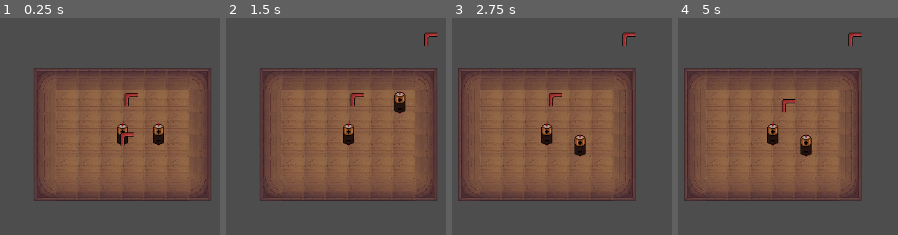
Above: before the commit, frames 1-4 (left to right).
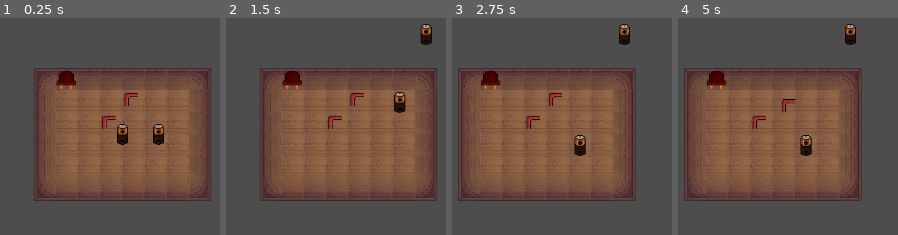
Above: after the commit, the same moments.

Repository: DootMario/proiectITFest
Game: Godot game, scene res://scenes/game.tscn
The game is run twice, just before and just after one commit, with the same random seed, the same clock (stepped at 60 frames per second) and the same inputs.
Inputs (mouse positions are in pixels of both pictures, inside the frame that each line leads up to):
- Up to frame 1 (0.25 s): no input
- Up to frame 2 (1.5 s): tap Enter at 0.5 s; drag from (349, 135) to (428, 35) at 0.52 s; drag from (384, 135) to (430, 39) at 1.27 s
- Up to frame 3 (2.75 s): tap Space at 2 s; move the mouse to (584, 100) at 2.02 s; tap D (camera_right) at 2.1 s; click (584, 100) at 2.17 s
- Up to frame 4 (5 s): tap Enter at 2.75 s; drag from (854, 39) to (805, 146) at 2.77 s; move the mouse to (outside the picture) at 3.52 s; click (outside the picture) at 3.6 s; tap Space at 4.25 s; drag from (outside the picture) to (781, 100) at 4.27 s

The runs differ from the first frame. In frame 1, 0.9% of the frame differs, in the area x 25-73%, y 24-59%; in frame 2, 1.7%; in frame 3, 1.7%, in the area x 13-84%, y 2-65%; in frame 4, 1.7%.

Commit message:
wire connection sprites
partial implementation of wire sprites

Diff:
--- a/proiect-it-fest/scenes/corner.tscn
+++ b/proiect-it-fest/scenes/corner.tscn
@@ -2,6 +2,9 @@
 
 [ext_resource type="Script" uid="uid://wcdyqtsmxj03" path="res://scripts/corner.gd" id="1_5gap4"]
 [ext_resource type="Texture2D" uid="uid://cga2b6o1eo0b8" path="res://assets/dragndrops.png" id="2_jimjf"]
+
+[sub_resource type="RectangleShape2D" id="RectangleShape2D_lmxif"]
+size = Vector2(19, 19)
 
 [sub_resource type="AtlasTexture" id="AtlasTexture_5v15t"]
 atlas = ExtResource("2_jimjf")
@@ -18,20 +21,17 @@
 "speed": 5.0
 }]
 
-[sub_resource type="RectangleShape2D" id="RectangleShape2D_lmxif"]
-size = Vector2(19, 19)
-
-[node name="s" type="Area2D" unique_id=2016170285 node_paths=PackedStringArray("terminal_left", "terminal_right")]
+[node name="corner" type="Area2D" unique_id=2016170285 node_paths=PackedStringArray("terminal_left", "terminal_right")]
 script = ExtResource("1_5gap4")
 terminal_left = NodePath("Con1")
 terminal_right = NodePath("Con2")
 
-[node name="AnimatedSprite2D" type="AnimatedSprite2D" parent="." unique_id=1119139315]
-sprite_frames = SubResource("SpriteFrames_2ri4k")
-
 [node name="CollisionShape2D" type="CollisionShape2D" parent="." unique_id=842742419]
 position = Vector2(6.5, 6.5)
 shape = SubResource("RectangleShape2D_lmxif")
+
+[node name="AnimatedSprite2D" type="AnimatedSprite2D" parent="." unique_id=1119139315]
+sprite_frames = SubResource("SpriteFrames_2ri4k")
 
 [node name="Con1" type="Marker2D" parent="." unique_id=1237294784 groups=["terminals"]]
 position = Vector2(16, 0)
--- a/proiect-it-fest/scenes/game.tscn
+++ b/proiect-it-fest/scenes/game.tscn
@@ -4,8 +4,11 @@
 [ext_resource type="PackedScene" uid="uid://c3tcqln4leb03" path="res://scenes/grid.tscn" id="1_yqjtg"]
 [ext_resource type="PackedScene" uid="uid://5a1mssp8yude" path="res://scenes/paning_camera.tscn" id="3_lnu2h"]
 [ext_resource type="PackedScene" uid="uid://cyptrhwb4y5mj" path="res://scenes/corner.tscn" id="4_lbhrr"]
+[ext_resource type="PackedScene" uid="uid://b0xujhf3ig3mg" path="res://scenes/red_led.tscn" id="5_iywne"]
 
 [node name="Game" type="Node2D" unique_id=57844600]
+
+[node name="paningCamera" parent="." unique_id=853510291 instance=ExtResource("3_lnu2h")]
 
 [node name="Grid" parent="." unique_id=2071597713 instance=ExtResource("1_yqjtg")]
 
@@ -17,6 +20,8 @@
 [node name="Corner" parent="." unique_id=2016170285 instance=ExtResource("4_lbhrr")]
 position = Vector2(6, -57)
 
-[node name="s" parent="." unique_id=1342949210 instance=ExtResource("4_lbhrr")]
+[node name="corner" parent="." unique_id=1721756392 instance=ExtResource("4_lbhrr")]
+position = Vector2(-26, -24)
 
-[node name="paningCamera" parent="." unique_id=853510291 instance=ExtResource("3_lnu2h")]
+[node name="RedLED" parent="." unique_id=402071729 instance=ExtResource("5_iywne")]
+position = Vector2(-81, -77)
--- /dev/null
+++ b/proiect-it-fest/scenes/red_led.tscn
@@ -0,0 +1,82 @@
+[gd_scene format=3 uid="uid://b0xujhf3ig3mg"]
+
+[ext_resource type="Script" uid="uid://dmnelaei40kdt" path="res://scripts/red_led.gd" id="1_vi377"]
+[ext_resource type="Texture2D" uid="uid://cga2b6o1eo0b8" path="res://assets/dragndrops.png" id="2_oyq03"]
+
+[sub_resource type="RectangleShape2D" id="RectangleShape2D_70tkn"]
+size = Vector2(28, 26)
+
+[sub_resource type="AtlasTexture" id="AtlasTexture_jrmlv"]
+atlas = ExtResource("2_oyq03")
+region = Rect2(0, 32, 32, 32)
+
+[sub_resource type="AtlasTexture" id="AtlasTexture_gqqgx"]
+atlas = ExtResource("2_oyq03")
+region = Rect2(32, 32, 32, 32)
+
+[sub_resource type="AtlasTexture" id="AtlasTexture_xd27a"]
+atlas = ExtResource("2_oyq03")
+region = Rect2(64, 32, 32, 32)
+
+[sub_resource type="AtlasTexture" id="AtlasTexture_lf544"]
+atlas = ExtResource("2_oyq03")
+region = Rect2(96, 32, 32, 32)
+
+[sub_resource type="AtlasTexture" id="AtlasTexture_cgwem"]
+atlas = ExtResource("2_oyq03")
+region = Rect2(128, 32, 32, 32)
+
+[sub_resource type="AtlasTexture" id="AtlasTexture_hub5h"]
+atlas = ExtResource("2_oyq03")
+region = Rect2(160, 32, 32, 32)
+
+[sub_resource type="AtlasTexture" id="AtlasTexture_sq1ql"]
+atlas = ExtResource("2_oyq03")
+region = Rect2(192, 32, 32, 32)
+
+[sub_resource type="SpriteFrames" id="SpriteFrames_p4aeq"]
+animations = [{
+"frames": [{
+"duration": 1.0,
+"texture": SubResource("AtlasTexture_jrmlv")
+}, {
+"duration": 1.0,
+"texture": SubResource("AtlasTexture_gqqgx")
+}, {
+"duration": 1.0,
+"texture": SubResource("AtlasTexture_xd27a")
+}, {
+"duration": 1.0,
+"texture": SubResource("AtlasTexture_lf544")
+}, {
+"duration": 1.0,
+"texture": SubResource("AtlasTexture_cgwem")
+}, {
+"duration": 1.0,
+"texture": SubResource("AtlasTexture_hub5h")
+}, {
+"duration": 1.0,
+"texture": SubResource("AtlasTexture_sq1ql")
+}],
+"loop": true,
+"name": &"default",
+"speed": 5.0
+}]
+
+[node name="RedLED" type="Area2D" unique_id=402071729 node_paths=PackedStringArray("terminal_left", "terminal_right")]
+script = ExtResource("1_vi377")
+terminal_left = NodePath("Con1")
+terminal_right = NodePath("Con2")
+
+[node name="CollisionShape2D" type="CollisionShape2D" parent="." unique_id=947342910]
+position = Vector2(0, -2)
+shape = SubResource("RectangleShape2D_70tkn")
+
+[node name="AnimatedSprite2D" type="AnimatedSprite2D" parent="." unique_id=1962585673]
+sprite_frames = SubResource("SpriteFrames_p4aeq")
+
+[node name="Con1" type="Marker2D" parent="." unique_id=1111185255 groups=["terminals"]]
+position = Vector2(-7, 11)
+
+[node name="Con2" type="Marker2D" parent="." unique_id=600109608 groups=["terminals"]]
+position = Vector2(7, 11)
--- a/proiect-it-fest/scenes/sursa.tscn
+++ b/proiect-it-fest/scenes/sursa.tscn
@@ -1,18 +1,29 @@
 [gd_scene format=3 uid="uid://cpavt6s1fmqwr"]
 
 [ext_resource type="Script" uid="uid://c2aq1k8eogcoj" path="res://scripts/sursa.gd" id="1_o1jp1"]
-[ext_resource type="Texture2D" uid="uid://deorrfym3bq4m" path="res://assets/baterie_mica2.png" id="2_en0xd"]
+[ext_resource type="Texture2D" uid="uid://cga2b6o1eo0b8" path="res://assets/dragndrops.png" id="2_en0xd"]
 
 [sub_resource type="RectangleShape2D" id="RectangleShape2D_xa3iq"]
 size = Vector2(19, 32)
 
-[sub_resource type="SpriteFrames" id="SpriteFrames_i0exa"]
+[sub_resource type="AtlasTexture" id="AtlasTexture_i0exa"]
+atlas = ExtResource("2_en0xd")
+region = Rect2(0, 0, 32, 32)
+
+[sub_resource type="AtlasTexture" id="AtlasTexture_qf5sx"]
+atlas = ExtResource("2_en0xd")
+region = Rect2(32, 0, 32, 32)
+
+[sub_resource type="SpriteFrames" id="SpriteFrames_gy4te"]
 animations = [{
 "frames": [{
 "duration": 1.0,
-"texture": ExtResource("2_en0xd")
+"texture": SubResource("AtlasTexture_i0exa")
+}, {
+"duration": 1.0,
+"texture": SubResource("AtlasTexture_qf5sx")
 }],
-"loop": true,
+"loop": false,
 "name": &"default",
 "speed": 5.0
 }]
@@ -27,7 +38,7 @@
 
 [node name="AnimatedSprite2D" type="AnimatedSprite2D" parent="." unique_id=1661422853]
 texture_filter = 1
-sprite_frames = SubResource("SpriteFrames_i0exa")
+sprite_frames = SubResource("SpriteFrames_gy4te")
 
 [node name="Anodm" type="Marker2D" parent="." unique_id=1020873962 groups=["terminals"]]
 position = Vector2(0, 16)
--- a/proiect-it-fest/scripts/base_component.gd
+++ b/proiect-it-fest/scripts/base_component.gd
@@ -6,6 +6,8 @@
 var wiring := false
 var wire_start: Marker2D = null
 var temp_wire: Line2D = null
+var sprite : AnimatedSprite2D = null
+var cons :int
 
 # Terminals – assign in the scene (two Marker2D children)
 @export var terminal_left: Marker2D
@@ -16,11 +18,15 @@
 func _ready() -> void:
 	input_event.connect(_on_input_event)
 	GridManager.register(self)
+	sprite = $AnimatedSprite2D
+	cons = 0
+	sprite.frame=0
 
 func _exit_tree() -> void:
+	# when killed
 	GridManager.unregister(self)
 
-# Find which terminal (if any) is near a given world position
+# find terminal near pos
 func get_terminal_at(pos: Vector2) -> Marker2D:
 	var all_terminals = get_tree().get_nodes_in_group("terminals")
 	var closest: Marker2D = null
@@ -32,7 +38,7 @@
 			closest = t
 	return closest
 
-# Start drawing a wire from a terminal
+# draw wire
 func start_wire(start: Marker2D) -> void:
 	wiring = true
 	wire_start = start
@@ -43,19 +49,19 @@
 	temp_wire.add_point(wire_start.global_position)
 	get_tree().current_scene.add_child(temp_wire)
 
-# Update the temporary wire while mouse moves
+# update wire drag
 func continue_wire(end_pos: Vector2) -> void:
 	if temp_wire and temp_wire.points.size() == 2:
 		temp_wire.set_point_position(1, end_pos)
 
-# Check if a wire already exists between two terminals
+# check duality
 func connection_exists(a: Marker2D, b: Marker2D) -> bool:
 	for wire in get_tree().get_nodes_in_group("wires"):
 		if (wire.term_a == a and wire.term_b == b) or (wire.term_a == b and wire.term_b == a):
 			return true
 	return false
 
-# Finish drawing: create a permanent wire if conditions are met
+# set wire
 func end_wire(release_pos: Vector2) -> void:
 	var end_mark = get_terminal_at(release_pos)
 	if end_mark and end_mark != wire_start and not connection_exists(wire_start, end_mark):
@@ -66,7 +72,7 @@
 	wiring = false
 	wire_start = null
 
-# Override this in child classes to create a wire with custom data (e.g., voltage)
+# wire generator
 func create_wire(from: Marker2D, to: Marker2D) -> void:
 	var wire_scene = preload("res://scenes/wire.tscn")
 	var wire = wire_scene.instantiate()
@@ -74,14 +80,18 @@
 	wire.term_b = to
 	wire.add_to_group("wires")
 	get_tree().current_scene.add_child(wire)
+	sprite.frame=1
+	to.get_parent().sprite.frame=1
+	cons+=1
+	to.get_parent().cons+=1
 
-# Update all wires attached to this component’s terminals
+# update all wires attached to this component
 func update_connected_wires() -> void:
 	for wire in get_tree().get_nodes_in_group("wires"):
 		if wire.term_a in [terminal_left, terminal_right] or wire.term_b in [terminal_left, terminal_right]:
 			wire.update_wire()
 
-# Called when the component itself is clicked
+
 func _on_input_event(viewport: Node, event: InputEvent, shape_id: int) -> void:
 	if event is InputEventMouseButton and event.button_index == MOUSE_BUTTON_LEFT:
 		var mouse_pos = get_global_mouse_position()
@@ -98,20 +108,18 @@
 				start_wire(clicked_term)
 				return
 
-			# Start dragging the component
 			dragging = true
 			drag_offset = global_position - mouse_pos
 		else:
 			if wiring:
 				end_wire(mouse_pos)
 			dragging = false
-			# Snap to grid after release
+			# grid snaping
 			global_position = GridManager.snap(self)
 			update_connected_wires()
 	if Input.is_action_just_pressed("rotate_block"):
 		rotation+=PI/2
 
-# Global input handling (mouse motion, release anywhere)
 func _input(event: InputEvent) -> void:
 	if dragging and event is InputEventMouseMotion:
 		var target = get_global_mouse_position() + drag_offset
@@ -124,6 +132,11 @@
 			end_wire(get_global_mouse_position())
 		wiring = false
 
-# Helper for other components to check if this one is busy
+func check_wire():
+	if cons == 1:
+		return true
+	return false
+
+# check status
 func is_busy() -> bool:
 	return dragging or wiring
--- a/proiect-it-fest/scripts/gridManager.gd
+++ b/proiect-it-fest/scripts/gridManager.gd
@@ -31,7 +31,7 @@
 	var old_cell = node_to_cell.get(node)
 	var target_cell = grid_layer.local_to_map(node.global_position)
 
-	# If target cell is free (or the node already there), move to it.
+	# free cell or occupied by node itself
 	if not cell_to_node.has(target_cell) or cell_to_node[target_cell] == node:
 		if old_cell != null and old_cell != target_cell:
 			cell_to_node.erase(old_cell)
@@ -39,7 +39,6 @@
 		node_to_cell[node] = target_cell
 		return grid_layer.map_to_local(target_cell)
 
-	# Target cell is occupied – stay in old cell
 	if old_cell != null:
 		return grid_layer.map_to_local(old_cell)
 	return node.global_position
--- /dev/null
+++ b/proiect-it-fest/scripts/red_led.gd
@@ -0,0 +1,6 @@
+extends "res://scripts/base_component.gd"
+
+@export var voltage:=0.0
+
+func _ready():
+	super._ready()
--- a/proiect-it-fest/scripts/sursa.gd
+++ b/proiect-it-fest/scripts/sursa.gd
@@ -11,3 +11,7 @@
 	wire.voltage = voltage
 	wire.add_to_group("wires")
 	get_tree().current_scene.add_child(wire)
+	sprite.frame=1
+	to.get_parent().sprite.frame=1
+	cons+=1
+	to.get_parent().cons+=1
--- a/proiect-it-fest/scripts/wire.gd
+++ b/proiect-it-fest/scripts/wire.gd
@@ -4,7 +4,7 @@
 var term_b: Marker2D
 var voltage: float = 0.0
 
-var thickness := 20.0
+var thickness := 32.0
 var area: Area2D
 var collision_polygon: CollisionPolygon2D
 
@@ -36,4 +36,12 @@
 
 func _on_area_input(viewport, event, shape_idx):
 	if event is InputEventMouseButton and event.button_index == MOUSE_BUTTON_RIGHT and event.pressed:
+		term_a.get_parent().cons-=1
+		term_b.get_parent().cons-=1
+		print(term_a.get_parent().cons)
+		if not term_a.get_parent().cons==1:
+			term_a.get_parent().sprite.frame=0
+		print(term_b.get_parent().cons)
+		if not term_b.get_parent().cons:
+			term_b.get_parent().sprite.frame=0
 		queue_free()
Not shown, added: proiect-it-fest/scripts/red_led.gd.uid
